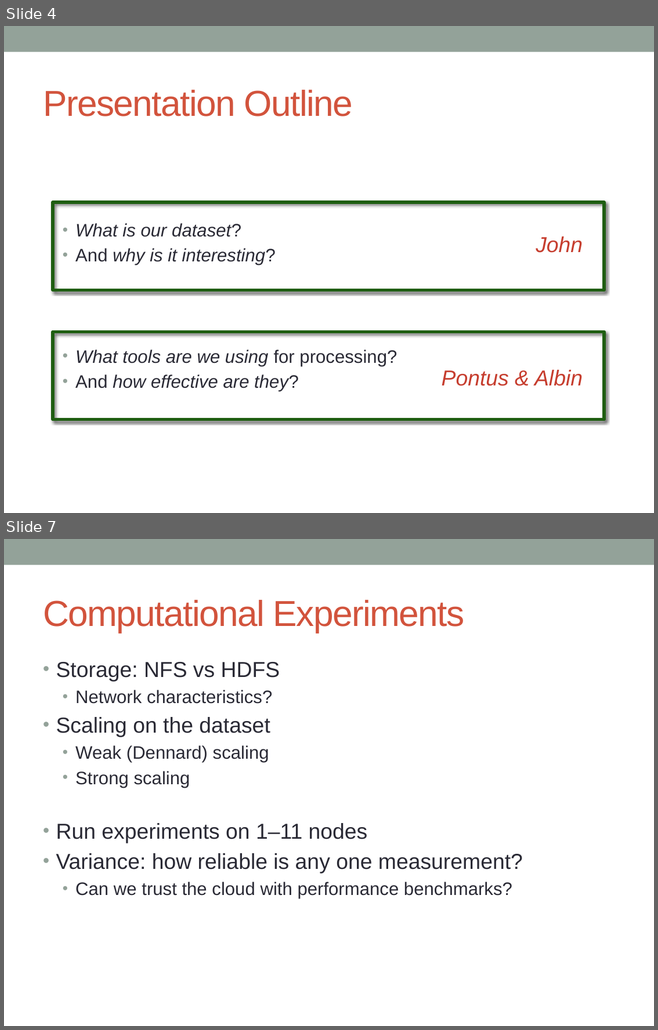
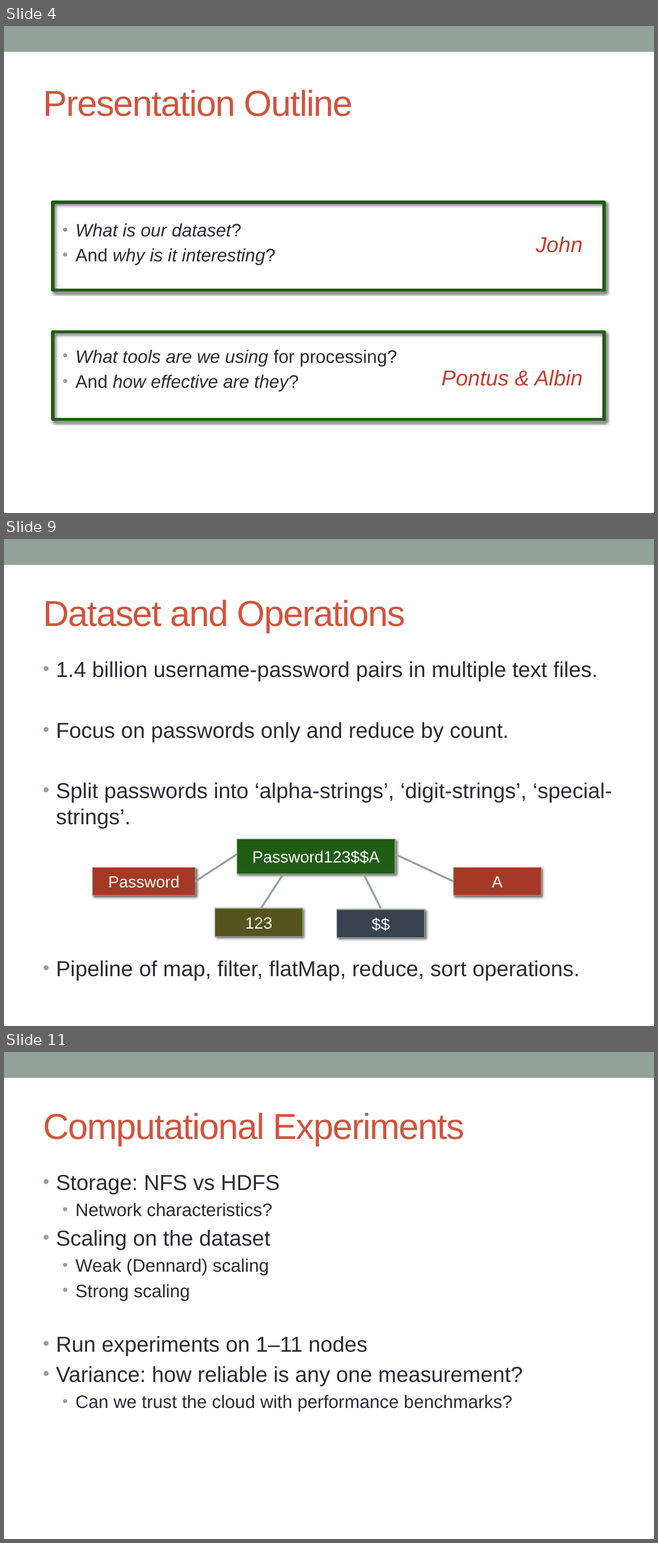
Before and after one commit to ldsa-project-g2/passwords, a slide deck: presentation/group_presentation.pptx. Shown one above the other, each under a label of ours: slides 4 and 7 before the commit, slides 4, 9 and 11 after it; the slides between them are not shown. The pictures are 658x1030 and 658x1543 pixels, drawn with LibreOffice and Linux fonts; fonts in the diff are those of the drawing. Boxes give left, top, right and bottom in pixels: in the first picture for what was removed or moved away, otherwise in the second. Text is boxed around its words. In the diff, an @@ line names an element or a change of style, - is before the commit and + after.

Commit message:
Dataset and Operations slides added.

```diff
--- a/presentation/group_presentation.pptx
+++ b/presentation/group_presentation.pptx
@@ slide 9 added at (4, 539, 654, 1026), background #FFFFFF; not listed: 1 template element that a slide beside it also shows @@
@@ title added at (43, 600, 405, 633), 40 pt, text #D2533C @@
+Dataset and Operations
@@ text added at (56, 661, 612, 980), 24 pt, text #292934 @@
+• 1.4 billion username-password pairs in multiple text files.
+• Focus on passwords only and reduce by count.
+• Split passwords into ‘alpha-strings’, ‘digit-strings’, ‘special-strings’.
+• Pipeline of map, filter, flatMap, reduce, sort operations.
@@ rectangle added at (237, 839, 395, 874), fill #1F5E12, outline #93A299 0.75 pt, 18 pt, text #FFFFFF @@
+Password123$$A
@@ rectangle added at (92, 868, 195, 896), fill #A53926, outline #93A299 0.75 pt, 18 pt, text #FFFFFF @@
+Password
@@ line added from (195, 881) to (237, 855), #93A299 2.08 pt @@
@@ line added from (453, 881) to (395, 855), #93A299 2.08 pt @@
@@ rectangle added at (453, 868, 541, 896), fill #A53926, outline #93A299 0.75 pt, 18 pt, text #FFFFFF @@
+A
@@ line added from (260, 908) to (284, 874), #93A299 2.08 pt @@
@@ line added from (381, 908) to (363, 874), #93A299 2.08 pt @@
@@ rectangle added at (215, 908, 303, 936), fill #56541E, outline #93A299 0.75 pt, 18 pt, text #FFFFFF @@
+123
@@ rectangle added at (336, 910, 424, 938), fill #394350, outline #93A299 0.75 pt, 18 pt, text #FFFFFF @@
+$$
@@ what was slide 7 is now slide 11 @@
```
Also in this commit, not shown: 2 slides changed, 3 other slides added.
